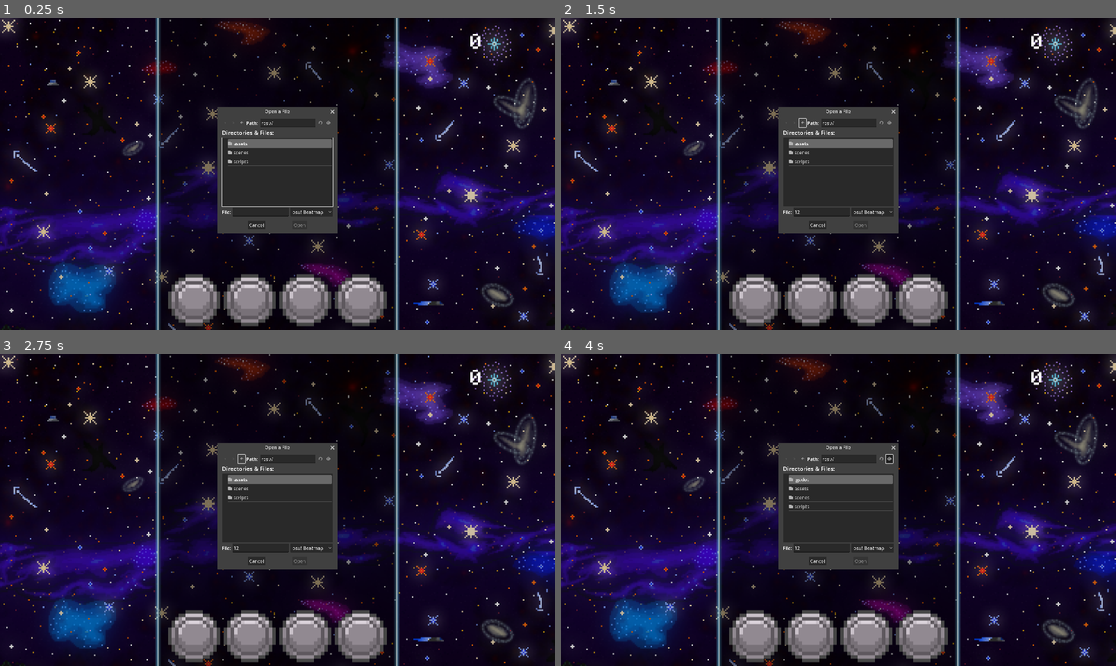
Above: before the commit, frames 1-4 (two rows, left to right).
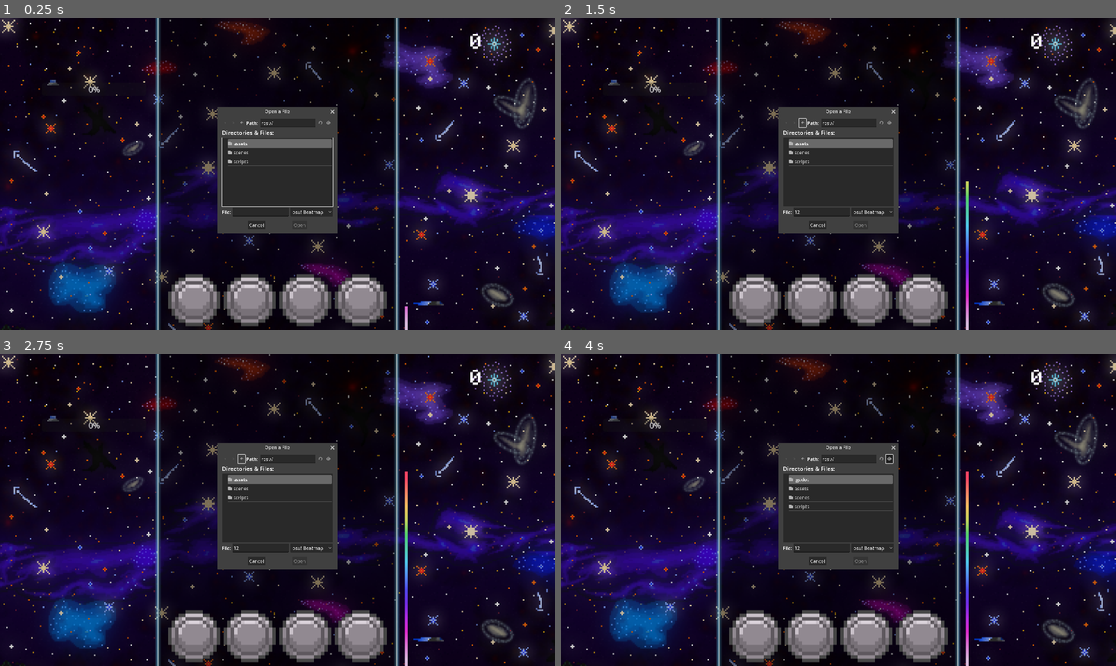
Above: after the commit, the same moments.

Repository: Rafael-VP/Rockstar
Game: Godot game, scene res://scenes/game.tscn
Same seed, same stepped clock (60 frames per second), same inputs: the game is played once before the commit and once after it. Sound files missing from this copy of the repository are replaced by a short silence.
Inputs (mouse positions are in pixels of both pictures, inside the frame that each line leads up to):
- Up to frame 1 (0.25 s): no input
- Up to frame 2 (1.5 s): click (821, 211) at 0.52 s; type "12" at 0.6 s; click (805, 124) at 1.25 s
- Up to frame 3 (2.75 s): click (244, 460) at 2 s
- Up to frame 4 (4 s): click (882, 460) at 2.75 s; click (888, 460) at 3.5 s

The runs differ from the first frame. In frame 1, less than 0.1% of the frame differs, in the area x 8-74%, y 20-100%; in frame 2, 0.3%; in frame 3, 0.4%; in frame 4, 0.4%.

Commit message:
Added health bar

Diff:
--- a/scenes/game.tscn
+++ b/scenes/game.tscn
@@ -12,6 +12,8 @@
 [ext_resource type="Script" path="res://scripts/score.gd" id="10_msef3"]
 [ext_resource type="Script" path="res://scripts/pause_menu.gd" id="11_872b5"]
 [ext_resource type="Shader" path="res://scenes/pause_menu.gdshader" id="12_eor2t"]
+[ext_resource type="Texture2D" uid="uid://br2xxprnn5o6u" path="res://assets/healthbar.png" id="13_yp4h4"]
+[ext_resource type="Script" path="res://scripts/health_bar.gd" id="14_jte2l"]
 
 [sub_resource type="Gradient" id="Gradient_gnwmo"]
 
@@ -169,6 +171,23 @@
 icon_alignment = 1
 vertical_icon_alignment = 2
 
+[node name="ProgressBar" type="ProgressBar" parent="."]
+offset_left = 86.0
+offset_top = 132.0
+offset_right = 296.0
+offset_bottom = 159.0
+
+[node name="HealthBar" type="TextureProgressBar" parent="."]
+offset_left = 815.0
+offset_top = 635.0
+offset_right = 1480.0
+offset_bottom = 653.0
+rotation = -1.5708
+scale = Vector2(0.61, 0.61)
+value = 100.0
+texture_progress = ExtResource("13_yp4h4")
+script = ExtResource("14_jte2l")
+
 [connection signal="file_selected" from="BeatmapFileDialog" to="." method="_on_beatmap_file_dialog_file_selected"]
 [connection signal="pressed" from="PauseMenu/QuitButton" to="PauseMenu" method="_on_quit_button_pressed"]
 [connection signal="pressed" from="PauseMenu/ContinueButton" to="PauseMenu" method="_on_continue_button_pressed"]
--- /dev/null
+++ b/scripts/health_bar.gd
@@ -0,0 +1,19 @@
+extends TextureProgressBar
+
+var duration = 2.0  # Duration in seconds
+var elapsed_time = 0.0  # Tracks the time elapsed
+
+func _ready():
+	value = 1  # Start at 1
+	set_process(true)  # Enable processing
+
+func _process(delta):
+	if elapsed_time < duration:
+		elapsed_time += delta  # Increment elapsed time
+		value = lerp(1, 100, elapsed_time / duration)  # Interpolate from 1 to 100
+	else:
+		value = 100  # Ensure it ends at 100
+		set_process(false)  # Stop processing when done
+
+func update(amount: int):
+	value += amount
--- a/scripts/note.gd
+++ b/scripts/note.gd
@@ -3,6 +3,7 @@
 @onready var combo_meter = get_node("/root/Game/ComboMeter")
 @onready var judgment_meter = get_node("/root/Game/JudgmentMeter")
 @onready var score_meter = get_node("/root/Game/Score")
+@onready var health_bar = get_node("/root/Game/HealthBar")
 
 var velocity: float  # Speed at which the note moves
 var target_y: float  # Y-coordinate of the hit area
@@ -11,6 +12,7 @@
 const HIT_WINDOW_PERFECT = 0.05
 const HIT_WINDOW_GOOD = 0.1
 const HIT_WINDOW_MISS = 0.15
+const JUDGMENT_HEALTH = {"Perfect": 2, "Great": 1, "Good": -1, "Bad": -3, "Miss": -5}
 
 func _process(delta):
 	position.y += velocity * delta
@@ -26,7 +28,8 @@
 	combo_meter.increase()
 	judgment_meter.update(judgment)
 	score_meter.increase(judgment)
-	queue_free()
+	health_bar.update(JUDGMENT_HEALTH[judgment])
+	queue_free() # Destroy the note
 
 func register_miss():
 	if hit_registered:
@@ -34,4 +37,5 @@
 	hit_registered = true
 	combo_meter.miss()
 	judgment_meter.update("Miss")
+	health_bar.update(JUDGMENT_HEALTH["Miss"])
 	queue_free()  # Destroy the note
Binary file added: assets/healthbar.png
Not shown, added: assets/healthbar.png.import
Not shown: 1 places in scenes/game.tscn that only renumber resources
